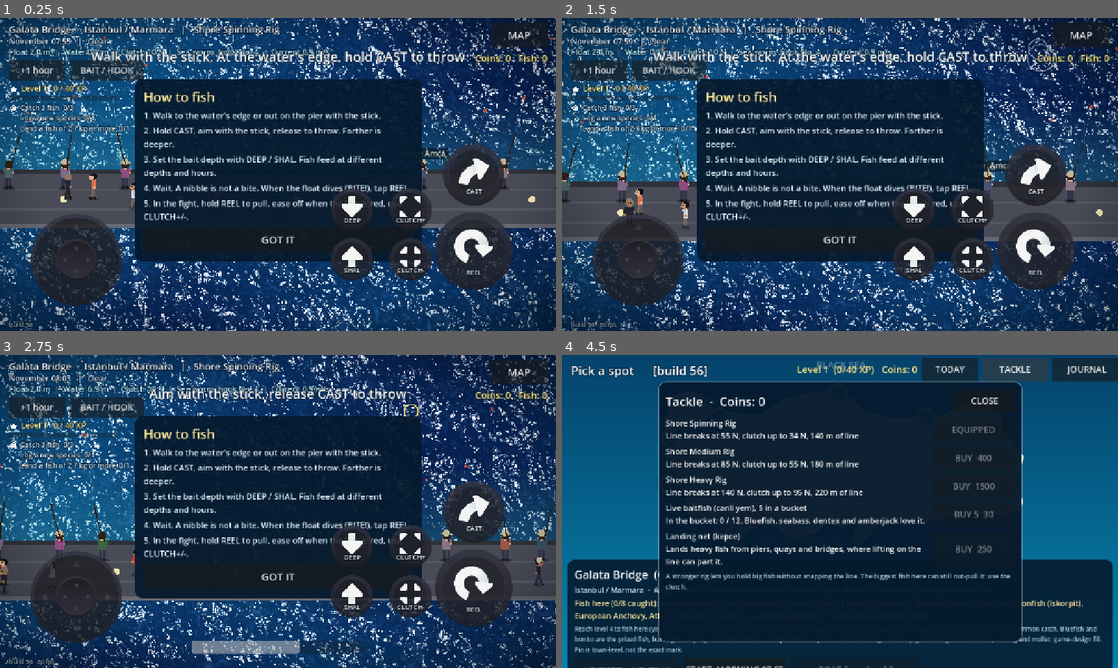
Above: before the commit, frames 1-4 (two rows, left to right).
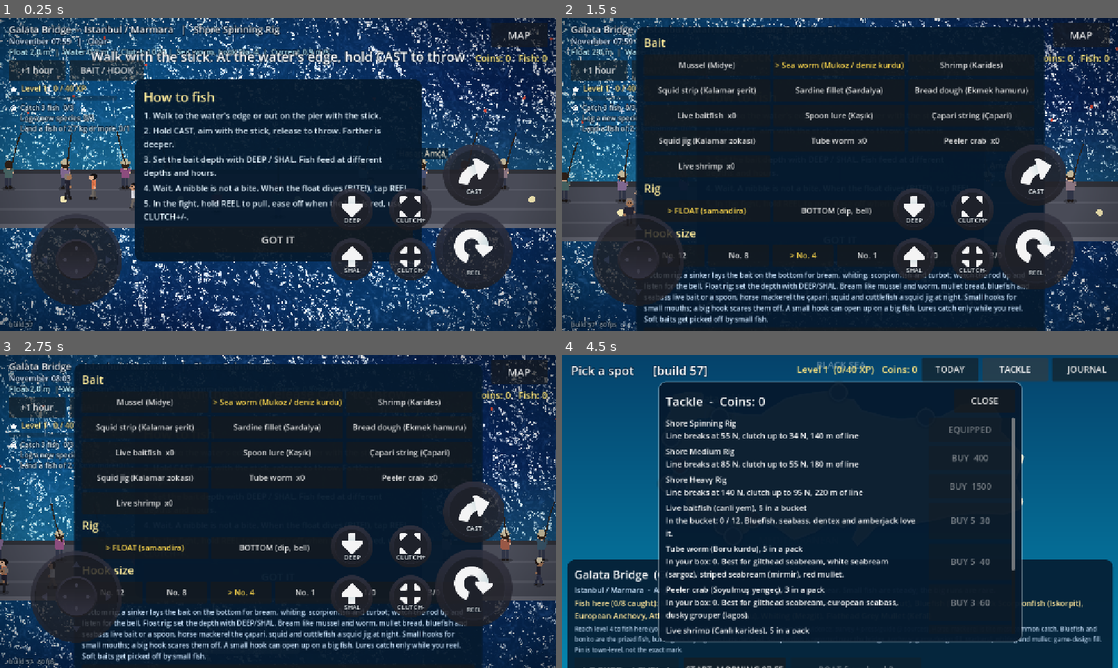
Above: after the commit, the same moments.

Repository: nextlevelcorp/godot_fishing_rpg
Game: Godot game, scene res://shore_fishing.tscn
The game is run twice, just before and just after one commit, with the same random seed, the same clock (stepped at 60 frames per second) and the same inputs. This scene is started directly instead of the project's main scene.
Inputs (mouse positions are in pixels of both pictures, inside the frame that each line leads up to):
- Up to frame 1 (0.25 s): no input
- Up to frame 2 (1.5 s): click "BAIT / HOOK" at 0.5 s; click (840, 315) at 1.25 s, where only the run before the commit has a clickable "DONE"
- Up to frame 3 (2.75 s): tap Enter at 2 s; move the mouse to (400, 495) at 2.02 s; hold D (steer_right) from 2.03 s (still down); hold C (cast) from 2.03 s (still down); click (400, 495) at 2.17 s
- Up to frame 4 (4.5 s): release D (steer_right) at 2.75 s; release C (cast) at 2.75 s; drag from (728, 527) to (812, 574) at 2.77 s; click "MAP" at 3.5 s; click "TACKLE" at 4.25 s

The runs differ from the first frame. In frame 1, less than 0.1% of the frame differs, in the area x 5-6%, y 97-99%; in frame 2, 40%, in the area x 5-87%, y 2-100%; in frame 3, 39%; in frame 4, 4.5%.

Commit message:
feat: special baits sold by the pack at the tackle shop (build 57)
Owner's choice: everyday baits stay free, prized ones cost coins. Tube worm, peeler
crab and live shrimp are liked more by the bream, mullet, seabass and dentex they
suit, are bought by the pack on the map's tackle shop, and one is used when a fish
takes it or a nibble picks it off. CI feature smoke buys and uses a pack. Design:
GAME_DESIGN.md 'Special baits from the tackle shop'.

Co-Authored-By: Claude Opus 5.5 <noreply@anthropic.com>
Claude-Session: https://claude.ai/code/session_01HLtjWBZvxzhjVtsJywwULp

Diff:
--- a/game_session.gd
+++ b/game_session.gd
@@ -11,7 +11,7 @@
 
 ## Shown on screen so a player can tell a fresh deploy from a page the browser cached.
 ## Bump it with every build that changes behaviour.
-const BUILD := "build 56"
+const BUILD := "build 57"
 const SAVE_PATH := "user://save.cfg"
 const SAVE_VERSION := 1
 const START_RIG := "shore_spinning_rig"
@@ -46,6 +46,9 @@
 ## Live baitfish kept in the bucket: caught small fish (istavrit, hamsi) or bought. Used up when a
 ## fish takes it or small fish strip it.
 static var live_bait := 0
+## Special baits bought at the tackle shop (tackle.gd "shop"): bait id -> how many are left.
+static var bait_stock: Dictionary = {}
+const BAIT_STOCK_MAX := 20
 ## Float rig (bait hangs at the float depth, bites show on the float) or bottom rig (dip takımı:
 ## a sinker holds the bait on the bottom, bites show on the rod tip and its bell). Saved.
 static var rig_mode := "float"
@@ -144,6 +147,7 @@
 	var hk: Variant = cfg.get_value("tackle", "hook", "h4")
 	hook_id = String(hk) if (hk is String and Tackle.HOOKS.has(hk)) else "h4"
 	live_bait = clampi(_to_int(cfg.get_value("tackle", "live", 0)), 0, LIVE_BAIT_MAX)
+	bait_stock = _clean(cfg.get_value("tackle", "stock", {}), false)
 	rig_mode = "bottom" if cfg.get_value("tackle", "rig", "float") == "bottom" else "float"
 	has_net = cfg.get_value("tackle", "net", false) == true
 	test_tools = cfg.get_value("settings", "test_tools", false) == true
@@ -175,6 +179,7 @@
 	cfg.set_value("tackle", "bait", bait_id)
 	cfg.set_value("tackle", "hook", hook_id)
 	cfg.set_value("tackle", "live", live_bait)
+	cfg.set_value("tackle", "stock", bait_stock)
 	cfg.set_value("tackle", "rig", rig_mode)
 	cfg.set_value("tackle", "net", has_net)
 	cfg.set_value("settings", "test_tools", test_tools)
@@ -345,6 +350,35 @@
 	return true
 
 
+## How many of this bait you have: the live-bait bucket, a shop bait's stock, or -1 for unlimited.
+static func stock(bait: String) -> int:
+	if bait == "live_fish":
+		return live_bait
+	if not Tackle.shop(bait).is_empty():
+		return int(bait_stock.get(bait, 0))
+	return -1
+
+
+## One bait gone (taken by a fish or picked off the hook). Free baits are unlimited.
+static func use_bait(bait: String) -> void:
+	if bait == "live_fish":
+		add_live_bait(-1)
+	elif not Tackle.shop(bait).is_empty():
+		bait_stock[bait] = maxi(int(bait_stock.get(bait, 0)) - 1, 0)
+		save()
+
+
+## Buys one pack of a shop bait. False if it is not sold, coins are short or the box is full.
+static func buy_bait(bait: String) -> bool:
+	var sh := Tackle.shop(bait)
+	if sh.is_empty() or coins < int(sh["price"]) or stock(bait) >= BAIT_STOCK_MAX:
+		return false
+	coins -= int(sh["price"])
+	bait_stock[bait] = mini(stock(bait) + int(sh["pack"]), BAIT_STOCK_MAX)
+	save()
+	return true
+
+
 static func buy_net() -> bool:
 	if has_net or coins < NET_PRICE:
 		return false
--- a/shore_fishing.gd
+++ b/shore_fishing.gd
@@ -967,8 +967,9 @@
 			_walk(delta)
 			_adjust_bait_depth(delta)
 			if _cast_edge:
-				if GameSession.bait_id == "live_fish" and GameSession.live_bait <= 0:
-					_flash("No live bait. Catch istavrit on a capari, or buy some at the map's tackle shop")
+				if GameSession.stock(GameSession.bait_id) == 0:
+					_flash("No live bait. Catch istavrit on a capari, or buy some at the map's tackle shop" if GameSession.bait_id == "live_fish" \
+						else "No %s left. Buy a pack at the map's tackle shop, or pick another bait" % String(Tackle.BAITS[GameSession.bait_id]["name"]).to_lower())
 				elif _can_cast():
 					var lim := _aim_limit()
 					_aim = clampf(atan2(_facing.x, -_facing.y), -lim, lim)
@@ -1370,8 +1371,7 @@
 		_set_status("Nibble!  Wait for the real bite")
 		if _rng.randf() < Tackle.steal_chance(GameSession.bait_id):
 			_bait_on = false
-			if GameSession.bait_id == "live_fish":
-				GameSession.add_live_bait(-1)
+			GameSession.use_bait(GameSession.bait_id)
 			_fish_leaves("The float went still")
 			return
 		var hz := maxf(float(_prof["noise_hz"]), 0.5)
@@ -1429,8 +1429,8 @@
 		var why := "  (hook too big for its mouth)" if mis > 0 else ("  (hook too small to hold)" if mis < 0 else "")
 		_fish_leaves("Missed! The hook did not set" + why)
 		return
-	if GameSession.bait_id == "live_fish" and not force:
-		GameSession.add_live_bait(-1)          # the fish has taken it
+	if not force:
+		GameSession.use_bait(GameSession.bait_id)          # the fish has taken it
 	var species := BiomeDB.get_species(_fish_id)
 	_weight_kg = _forced_kg if _forced_kg > 0.0 else BiomeDB.roll_weight_kg(_fish_id, _rng)
 	_forced_kg = 0.0
@@ -2112,8 +2112,8 @@
 	box.add_child(grid)
 	for id: String in Tackle.BAIT_ORDER:
 		var label := Tackle.bait_name(id)
-		if id == "live_fish":
-			label = "Live baitfish  x%d" % GameSession.live_bait
+		if GameSession.stock(id) >= 0:
+			label = "%s  x%d" % [String(Tackle.BAITS[id]["name"]), GameSession.stock(id)]
 		var b := _tackle_button(label, id == GameSession.bait_id, Vector2(290.0, 50.0))
 		b.pressed.connect(func() -> void:
 			GameSession.set_tackle(id, GameSession.hook_id)
--- a/tackle.gd
+++ b/tackle.gd
@@ -20,8 +20,13 @@
 	"spoon": {"name": "Spoon lure", "tr": "Kaşık", "kind": "lure", "steal": 0.0},
 	"capari": {"name": "Çapari string", "tr": "Çapari", "kind": "lure", "steal": 0.0},
 	"squid_jig": {"name": "Squid jig", "tr": "Kalamar zokası", "kind": "lure", "steal": 0.0},
+	# Special baits sold by the pack at the tackle shop (map). The baits are the ones Turkish shore
+	# anglers prize; pack sizes, prices and liking numbers are game-design fill.
+	"tube_worm": {"name": "Tube worm", "tr": "Boru kurdu", "kind": "natural", "steal": 0.15, "shop": {"pack": 5, "price": 40}},
+	"peeler_crab": {"name": "Peeler crab", "tr": "Soyulmuş yengeç", "kind": "natural", "steal": 0.10, "shop": {"pack": 3, "price": 60}},
+	"live_shrimp": {"name": "Live shrimp", "tr": "Canlı karides", "kind": "live", "steal": 0.12, "shop": {"pack": 5, "price": 50}},
 }
-const BAIT_ORDER: Array[String] = ["mussel", "sea_worm", "shrimp", "squid_strip", "sardine", "bread", "live_fish", "spoon", "capari", "squid_jig"]
+const BAIT_ORDER: Array[String] = ["mussel", "sea_worm", "shrimp", "squid_strip", "sardine", "bread", "live_fish", "spoon", "capari", "squid_jig", "tube_worm", "peeler_crab", "live_shrimp"]
 
 ## Hook sizes, smallest first. strength_n: pull at which the wire opens up and the fish is lost.
 const HOOKS := {
@@ -36,30 +41,30 @@
 
 ## Species -> {bait: liking 0..1.5}. Missing baits count as PREF_OTHER.
 const PREF := {
-	"gilthead_seabream": {"mussel": 1.4, "sea_worm": 1.0, "shrimp": 1.0, "squid_strip": 0.3},
-	"white_seabream": {"mussel": 1.2, "sea_worm": 1.2, "shrimp": 0.9, "bread": 0.4},
-	"striped_sea_bream": {"sea_worm": 1.3, "mussel": 1.0, "shrimp": 0.8},
-	"saddled_bream": {"bread": 1.1, "sea_worm": 1.0, "shrimp": 0.9, "capari": 0.6},
-	"red_mullet": {"sea_worm": 1.4, "shrimp": 0.8, "mussel": 0.5},
+	"gilthead_seabream": {"mussel": 1.4, "sea_worm": 1.0, "shrimp": 1.0, "squid_strip": 0.3, "tube_worm": 1.6, "peeler_crab": 1.6},
+	"white_seabream": {"mussel": 1.2, "sea_worm": 1.2, "shrimp": 0.9, "bread": 0.4, "tube_worm": 1.5},
+	"striped_sea_bream": {"sea_worm": 1.3, "mussel": 1.0, "shrimp": 0.8, "tube_worm": 1.6},
+	"saddled_bream": {"bread": 1.1, "sea_worm": 1.0, "shrimp": 0.9, "capari": 0.6, "tube_worm": 1.2},
+	"red_mullet": {"sea_worm": 1.4, "shrimp": 0.8, "mussel": 0.5, "tube_worm": 1.6},
 	"flathead_grey_mullet": {"bread": 1.5, "sea_worm": 0.5},
-	"european_seabass": {"live_fish": 1.4, "shrimp": 1.2, "squid_strip": 0.9, "spoon": 0.9, "sea_worm": 0.7},
+	"european_seabass": {"live_fish": 1.4, "shrimp": 1.2, "squid_strip": 0.9, "spoon": 0.9, "sea_worm": 0.7, "peeler_crab": 1.6, "live_shrimp": 1.7},
 	"bluefish": {"live_fish": 1.4, "sardine": 1.3, "spoon": 1.2, "squid_strip": 0.6},
 	"garfish": {"spoon": 1.1, "sardine": 1.0, "squid_strip": 0.4},
 	"atlantic_bonito": {"spoon": 1.3, "live_fish": 1.1, "sardine": 0.9},
 	"atlantic_mackerel": {"capari": 1.4, "spoon": 0.8, "sardine": 0.8},
 	"mediterranean_horse_mackerel": {"capari": 1.5, "shrimp": 0.6, "sardine": 0.6},
 	"european_anchovy": {"capari": 0.7},
-	"whiting": {"sea_worm": 1.2, "shrimp": 0.9, "sardine": 0.8},
-	"common_dentex": {"live_fish": 1.4, "squid_strip": 1.2, "shrimp": 0.9},
+	"whiting": {"sea_worm": 1.2, "shrimp": 0.9, "sardine": 0.8, "tube_worm": 1.3},
+	"common_dentex": {"live_fish": 1.4, "squid_strip": 1.2, "shrimp": 0.9, "live_shrimp": 1.6, "peeler_crab": 1.2},
 	"greater_amberjack": {"live_fish": 1.5, "spoon": 0.9},
 	"leerfish": {"live_fish": 1.5, "spoon": 0.8},
-	"dusky_grouper": {"live_fish": 1.3, "squid_strip": 1.2, "sardine": 0.7},
-	"black_scorpionfish": {"squid_strip": 1.2, "sardine": 1.0, "shrimp": 0.9, "sea_worm": 0.7},
+	"dusky_grouper": {"live_fish": 1.3, "squid_strip": 1.2, "sardine": 0.7, "peeler_crab": 1.5},
+	"black_scorpionfish": {"squid_strip": 1.2, "sardine": 1.0, "shrimp": 0.9, "sea_worm": 0.7, "live_shrimp": 1.4, "peeler_crab": 1.2},
 	"greater_weever": {"sea_worm": 1.0, "shrimp": 1.0, "sardine": 0.8},
-	"ornate_wrasse": {"sea_worm": 1.2, "shrimp": 1.0, "mussel": 0.9},
-	"turbot": {"live_fish": 1.1, "sardine": 1.0, "squid_strip": 0.8},
+	"ornate_wrasse": {"sea_worm": 1.2, "shrimp": 1.0, "mussel": 0.9, "tube_worm": 1.3},
+	"turbot": {"live_fish": 1.1, "sardine": 1.0, "squid_strip": 0.8, "live_shrimp": 1.0},
 	"common_octopus": {"squid_jig": 1.2, "sardine": 1.0, "squid_strip": 0.8},
-	"common_cuttlefish": {"squid_jig": 1.4, "shrimp": 1.0, "live_fish": 0.8},
+	"common_cuttlefish": {"squid_jig": 1.4, "shrimp": 1.0, "live_fish": 0.8, "live_shrimp": 1.5},
 	"european_squid": {"squid_jig": 1.6, "sardine": 0.6, "shrimp": 0.6},
 	"blue_crab": {"sardine": 1.1, "mussel": 0.9},
 }
@@ -105,6 +110,11 @@
 
 static func hook_name(id: String) -> String:
 	return String(HOOKS.get(id, {}).get("name", id))
+
+
+## {pack, price} for a bait sold at the tackle shop; empty for the free ones.
+static func shop(bait: String) -> Dictionary:
+	return BAITS.get(bait, {}).get("shop", {})
 
 
 static func is_lure(bait: String) -> bool:
--- a/tests/smoke_features.gd
+++ b/tests/smoke_features.gd
@@ -102,6 +102,15 @@
 			var tp2: Variant = _scene.get("_talk_panel")
 			if tp2 != null and is_instance_valid(tp2):
 				(tp2 as Node).queue_free()
+			# Tackle shop: a pack of a special bait costs coins, adds stock, and each use takes one.
+			GameSession.coins = 100
+			var stock_before: Dictionary = GameSession.bait_stock.duplicate()
+			GameSession.bait_stock.erase("tube_worm")
+			_check(GameSession.stock("tube_worm") == 0 and GameSession.stock("mussel") == -1, "shop baits start empty, free baits are unlimited")
+			_check(GameSession.buy_bait("tube_worm") and GameSession.stock("tube_worm") == 5 and GameSession.coins == 60, "buying a pack of tube worm adds 5 for 40 coins")
+			GameSession.use_bait("tube_worm")
+			_check(GameSession.stock("tube_worm") == 4, "using a shop bait takes one")
+			GameSession.bait_stock = stock_before
 			GameSession.coins = coins_before
 			_scene.call("_open_test_panel")
 		16:
--- a/turkey_map.gd
+++ b/turkey_map.gd
@@ -385,6 +385,15 @@
 func _clear_list() -> void:
 	for c in _overlay_list.get_children():
 		c.queue_free()
+
+
+## The species that like this bait best (liking 1.4 or more), as display names.
+func _likers(bait: String) -> PackedStringArray:
+	var out := PackedStringArray()
+	for sp: String in Tackle.PREF:
+		if float(Tackle.PREF[sp].get(bait, 0.0)) >= 1.4:
+			out.append(String(BiomeDB.get_species(sp).get("name", sp)).to_lower())
+	return out
 
 
 func _open_tackle() -> void:
@@ -424,6 +433,21 @@
 		_open_tackle())
 	bb.disabled = GameSession.coins < LIVE_BAIT_PRICE or GameSession.live_bait >= GameSession.LIVE_BAIT_MAX
 	bait_row.add_child(bb)
+	for sb: String in Tackle.BAIT_ORDER:
+		var sh := Tackle.shop(sb)
+		if sh.is_empty():
+			continue
+		var srow := HBoxContainer.new()
+		srow.add_theme_constant_override("separation", 12)
+		_overlay_list.add_child(srow)
+		var sinfo := _make_label(srow, 18, Color.WHITE)
+		sinfo.text = "%s, %d in a pack\nIn your box: %d. %s." % [Tackle.bait_name(sb), int(sh["pack"]), GameSession.stock(sb), "Best for " + ", ".join(_likers(sb))]
+		var sbtn := _make_button("BUY %d  %d" % [int(sh["pack"]), int(sh["price"])], 190.0, func() -> void:
+			GameSession.buy_bait(sb)
+			_update_coins()
+			_open_tackle())
+		sbtn.disabled = GameSession.coins < int(sh["price"]) or GameSession.stock(sb) >= GameSession.BAIT_STOCK_MAX
+		srow.add_child(sbtn)
 	var net_row := HBoxContainer.new()
 	net_row.add_theme_constant_override("separation", 12)
 	_overlay_list.add_child(net_row)
Not shown, changed: GAME_DESIGN.md
